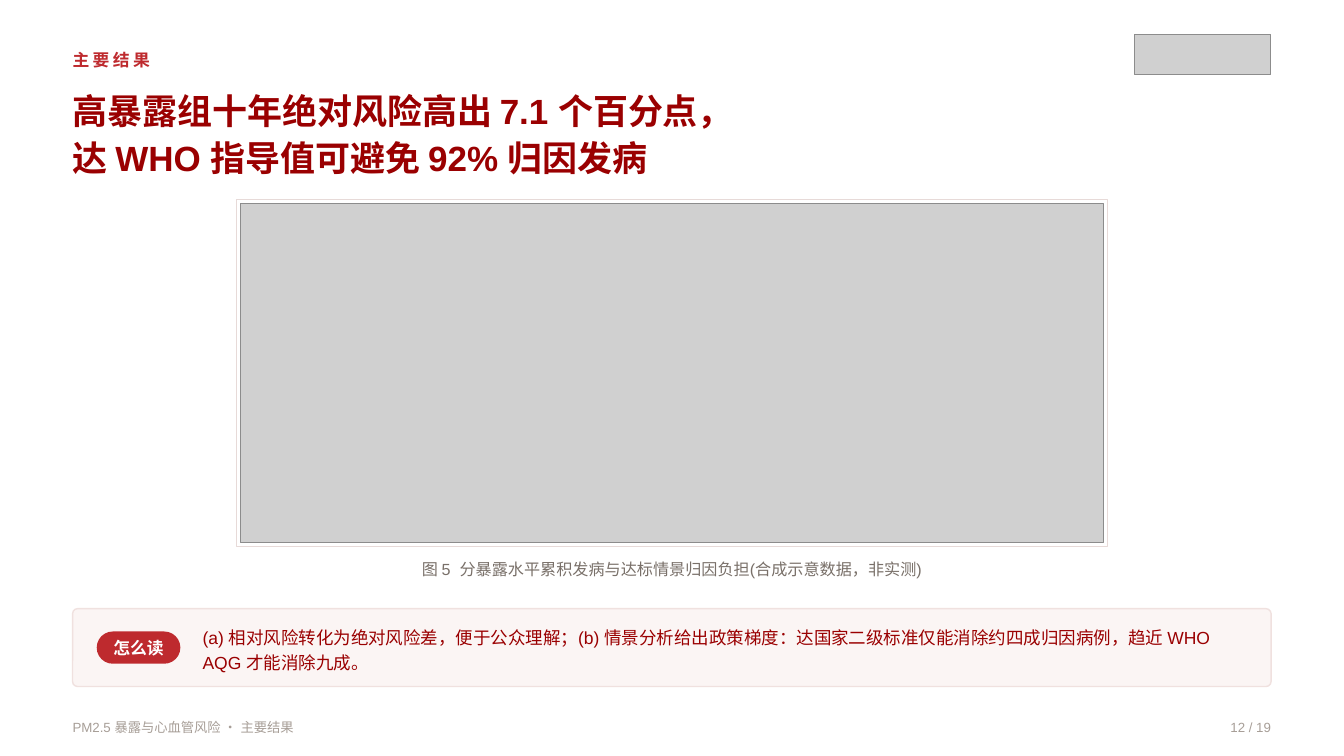
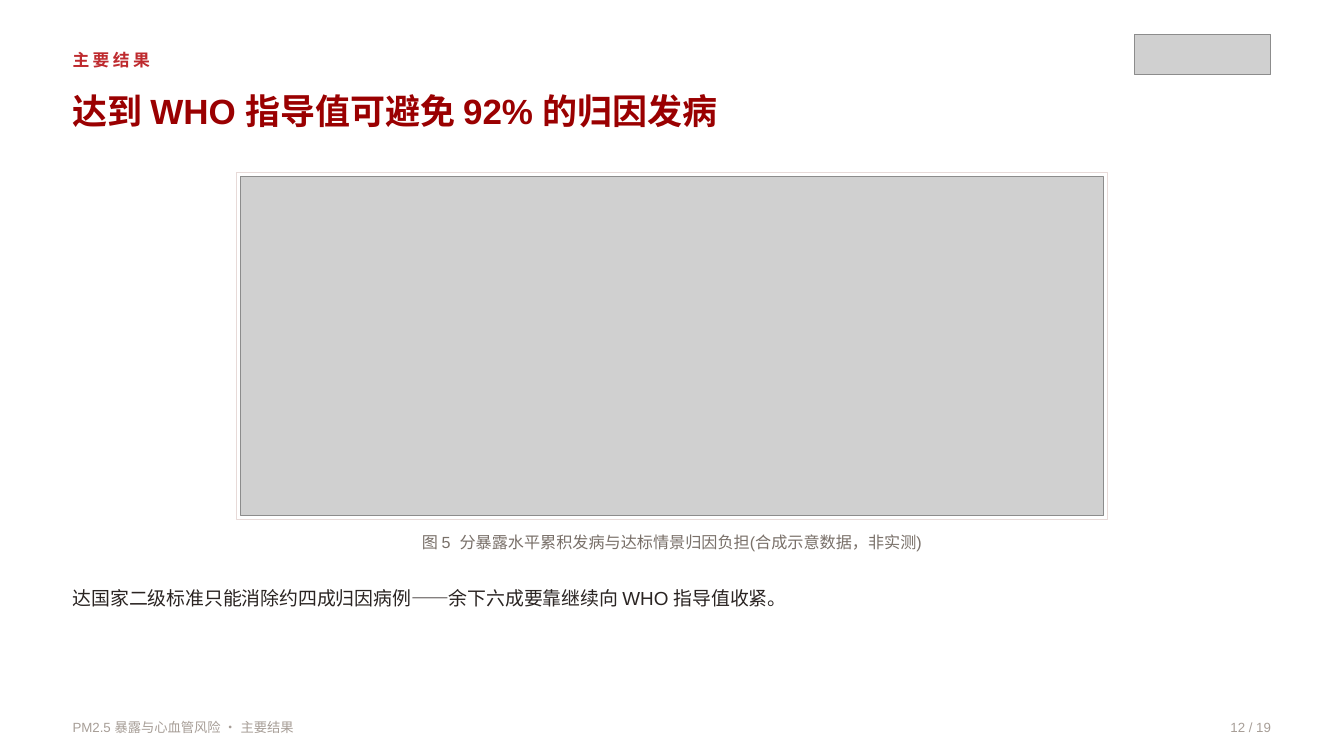
Before and after one commit to qingguang0309/academic-skills, a slide deck: slide 12 of examples/pm25-defense-slides/pm25_defense.pptx. Drawn at 1344x756 pixels with LibreOffice and Linux fonts; fonts in the diff are those of the drawing; grey boxes stand for pictures. Boxes give left, top, right and bottom in pixels: in the first picture for what was removed or moved away, otherwise in the second. Text is boxed around its words. In the diff, an @@ line names an element or a change of style, - is before the commit and + after.

```diff
--- a/examples/pm25-defense-slides/pm25_defense.pptx
+++ b/examples/pm25-defense-slides/pm25_defense.pptx
@@ text at (73,94,718,128): text changed @@
-高暴露组十年绝对风险高出 7.1 个百分点，
-达 WHO 指导值可避免 92% 归因发病
+达到 WHO 指导值可避免 92% 的归因发病
@@ 1 picture, 1 text, 1 rectangle: place and size @@
-1 picture, 1 text, 1 rectangle at (237,200,1108,579)
+1 picture, 1 text, 1 rectangle at (237,172,1108,552)
@@ text at (73,589,787,607): text changed; size 12.5 to 13.5 pt; text colour #9A0001 to #2A2422 @@
-(a) 相对风险转化为绝对风险差，便于公众理解；(b) 情景分析给出政策梯度：达国家二级标准仅能消除约四成归因病例，趋近 WHO AQG 才能消除九成。
+达国家二级标准只能消除约四成归因病例——余下六成要靠继续向 WHO 指导值收紧。
@@ text "达国家二级标准只能消除约四成归因病例——余下六成要靠继续向 WHO 指导值收紧。" at (73,589,787,607): vertical alignment middle to top @@
@@ rounded rectangle removed at (73,609,1271,687) @@
@@ rounded rectangle removed at (97,631,180,663) @@
@@ text removed at (113,639,163,656) @@
-怎么读
```
Also in this commit, not shown: 9 other slides changed, 5 other files.
